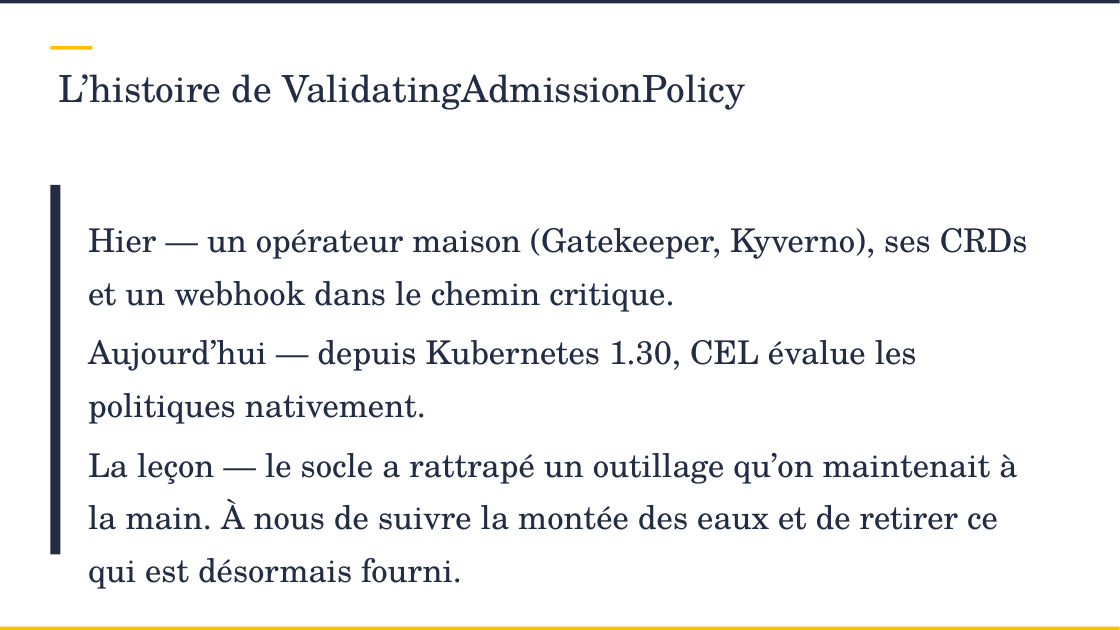
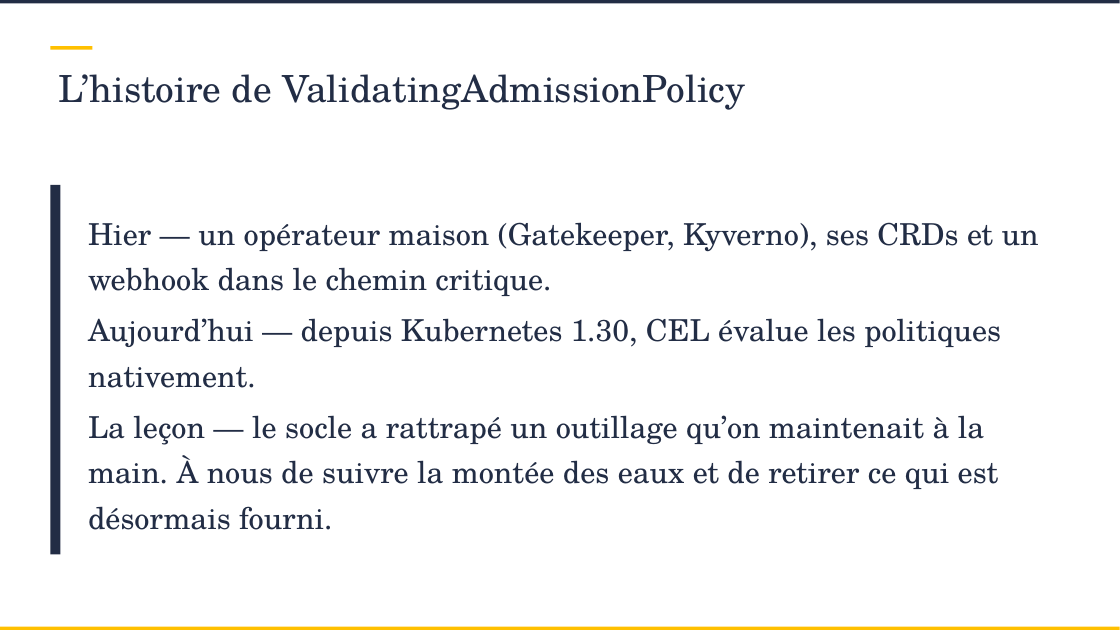
Before and after one commit to SCIAM-FR/formation-ia, a slide deck: slide 5 of slides/Support_formation_SCIAM.pptx. Drawn at 1120x630 pixels with LibreOffice and Linux fonts; fonts in the diff are those of the drawing; background and template pictures are left out. Boxes give left, top, right and bottom in pixels: in the first picture for what was removed or moved away, otherwise in the second. Text is boxed around its words. In the diff, an @@ line names an element or a change of style, - is before the commit and + after.

```diff
--- a/slides/Support_formation_SCIAM.pptx
+++ b/slides/Support_formation_SCIAM.pptx
@@ text "Hier — un opérateur maison ..." at (88, 222, 1039, 530): size 28 to 25.9 pt; line spacing 1.35 to 1.25 @@
```
Also in this commit, not shown: 21 other slides changed, 18 slides added, 26 other files.
